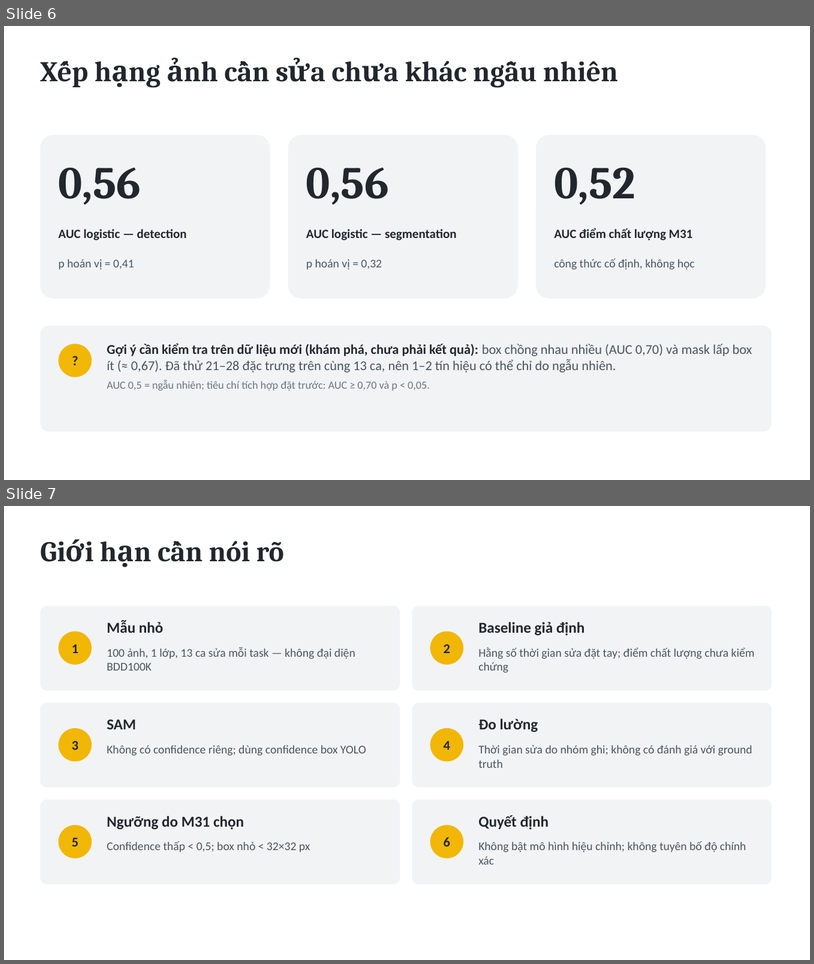
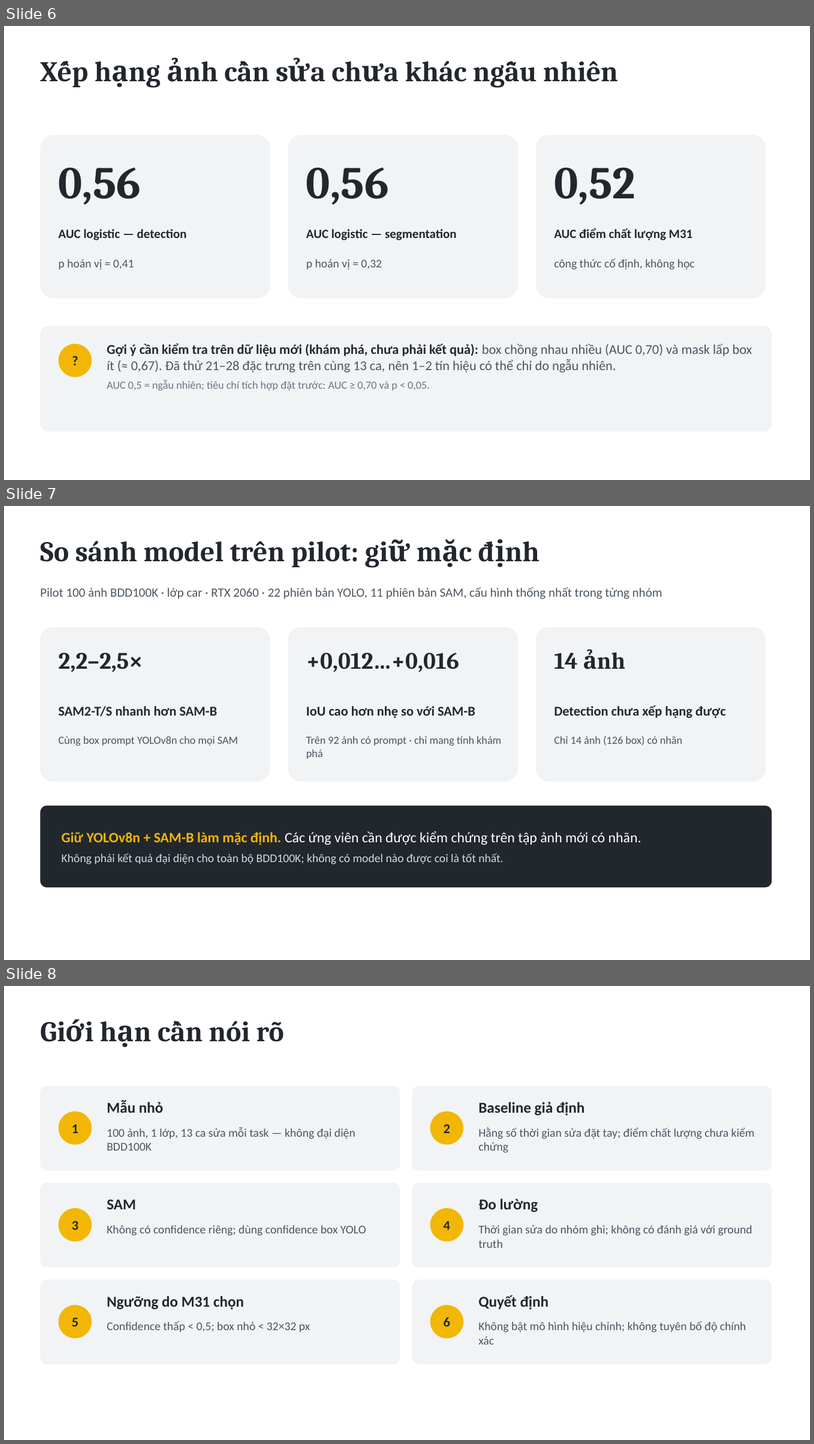
Before and after one commit to thanhnc4325/M31-Auto-Label-Correction-Estimator, a slide deck: docs/M31_slides_team.pptx. Shown one above the other, each under a label of ours: slides 6 and 7 before the commit, slides 6, 7 and 8 after it. The pictures are 814x964 and 814x1444 pixels, drawn with LibreOffice and Linux fonts; fonts in the diff are those of the drawing. Boxes give left, top, right and bottom in pixels: in the first picture for what was removed or moved away, otherwise in the second. Text is boxed around its words. In the diff, an @@ line names an element or a change of style, - is before the commit and + after.

```diff
--- a/docs/M31_slides_team.pptx
+++ b/docs/M31_slides_team.pptx
@@ slide 7 added at <box>4,506,810,960</box>, background #FFFFFF @@
@@ text added at <box>40,541,359,567</box>, 34 pt, text #22272E, bold @@
+So sánh model trên pilot: giữ mặc định
@@ text added at <box>40,587,663,599</box>, 15 pt, text #4A5560 @@
+Pilot 100 ảnh BDD100K · lớp car · RTX 2060 · 22 phiên bản YOLO, 11 phiên bản SAM, cấu hình thống nhất trong từng nhóm
@@ rounded rectangle added at <box>40,627,270,781</box>, fill #F1F3F5 @@
@@ rounded rectangle added at <box>288,627,518,781</box>, fill #F1F3F5 @@
@@ rounded rectangle added at <box>536,627,766,781</box>, fill #F1F3F5 @@
@@ text added at <box>59,652,143,672</box>, 28 pt, text #22272E, bold @@
+2,2–2,5×
@@ text added at <box>306,652,459,672</box>, 28 pt, text #22272E, bold @@
++0,012…+0,016
@@ text added at <box>554,652,578,669</box>, 28 pt, text #22272E, bold @@
+14 ảnh
@@ text added at <box>59,706,218,716</box>, 16 pt, text #22272E, bold @@
+SAM2-T/S nhanh hơn SAM-B
@@ text added at <box>306,706,476,718</box>, 16 pt, text #22272E, bold @@
+IoU cao hơn nhẹ so với SAM-B
@@ text added at <box>554,705,726,718</box>, 16 pt, text #22272E, bold @@
+Detection chưa xếp hạng được
@@ text added at <box>59,736,238,745</box>, 13 pt, text #4A5560 @@
+Cùng box prompt YOLOv8n cho mọi SAM
@@ text added at <box>306,736,501,759</box>, 13 pt, text #4A5560 @@
+Trên 92 ảnh có prompt · chỉ mang tính khám phá
@@ text added at <box>554,736,683,745</box>, 13 pt, text #4A5560 @@
+Chỉ 14 ảnh (126 box) có nhãn
@@ rounded rectangle added at <box>40,805,772,887</box>, fill #22272E @@
@@ text added at <box>62,831,642,864</box>, 17 pt, text #D5DAE0 @@
+Giữ YOLOv8n + SAM-B làm mặc định. Các ứng viên cần được kiểm chứng trên tập ảnh mới có nhãn.
+Không phải kết quả đại diện cho toàn bộ BDD100K; không có model nào được coi là tốt nhất.
@@ what was slide 7 is now slide 8 @@
```
Also in this commit, not shown: 23 other files.
